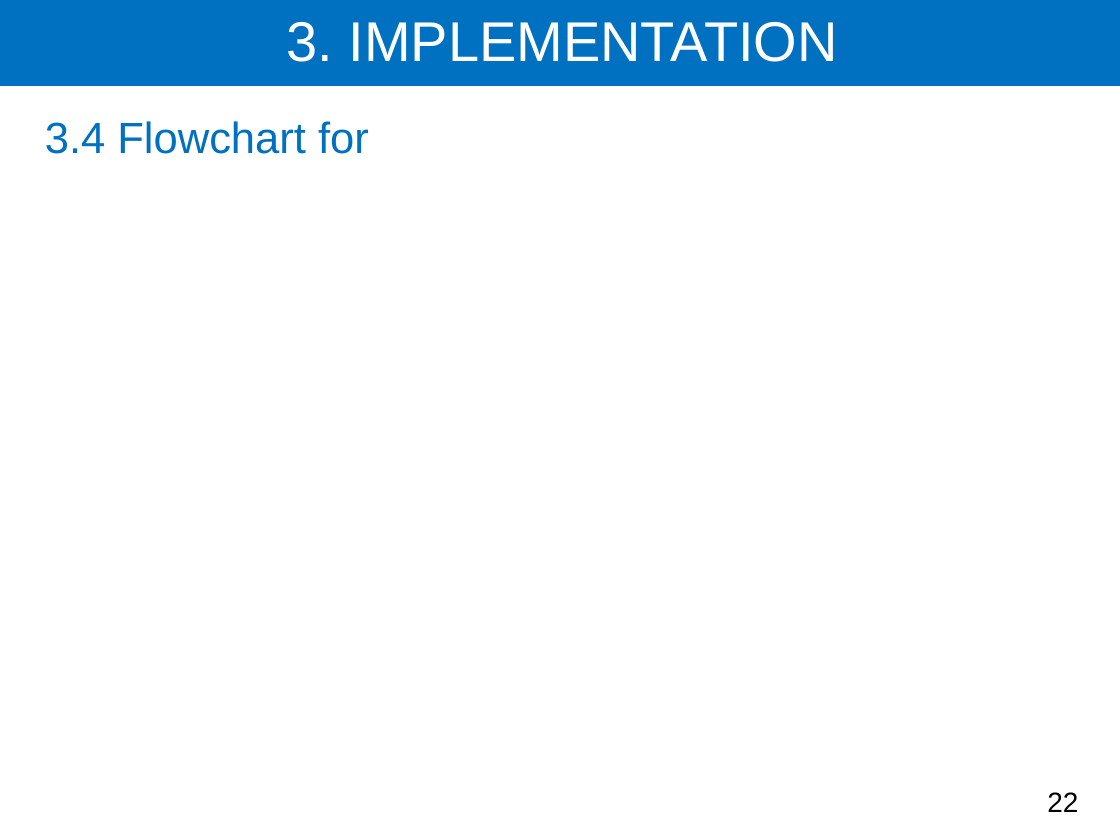
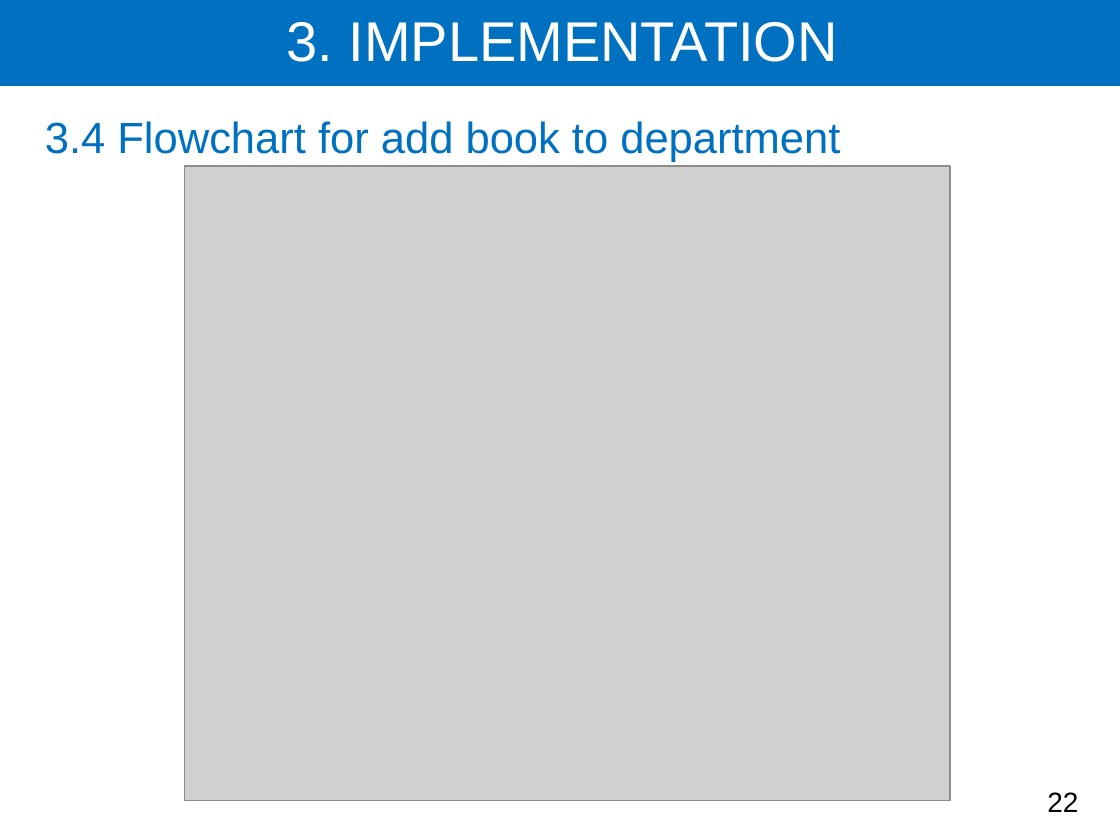
Before and after one commit to Ravit27-N/report-year-5, a slide deck: slide 22 of Slide year5/Hun Ravit slide present.pptx. Drawn at 1120x840 pixels with LibreOffice and Linux fonts; fonts in the diff are those of the drawing; grey boxes stand for pictures. Boxes give left, top, right and bottom in pixels: in the first picture for what was removed or moved away, otherwise in the second. Text is boxed around its words. In the diff, an @@ line names an element or a change of style, - is before the commit and + after.

```diff
--- a/Slide year5/Hun Ravit slide present.pptx
+++ b/Slide year5/Hun Ravit slide present.pptx
@@ text at <box>45,121,840,162</box>: text changed @@
-3.4 Flowchart for
+3.4 Flowchart for add book to department
@@ picture added at <box>185,166,950,801</box> @@
```
Also in this commit, not shown: 11 other slides changed.
